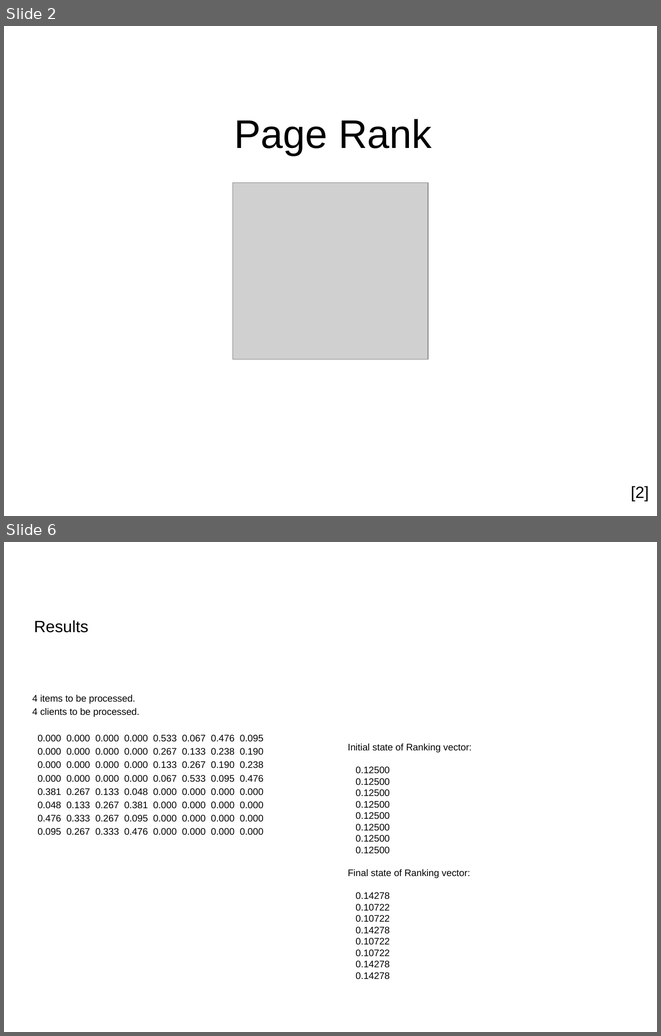
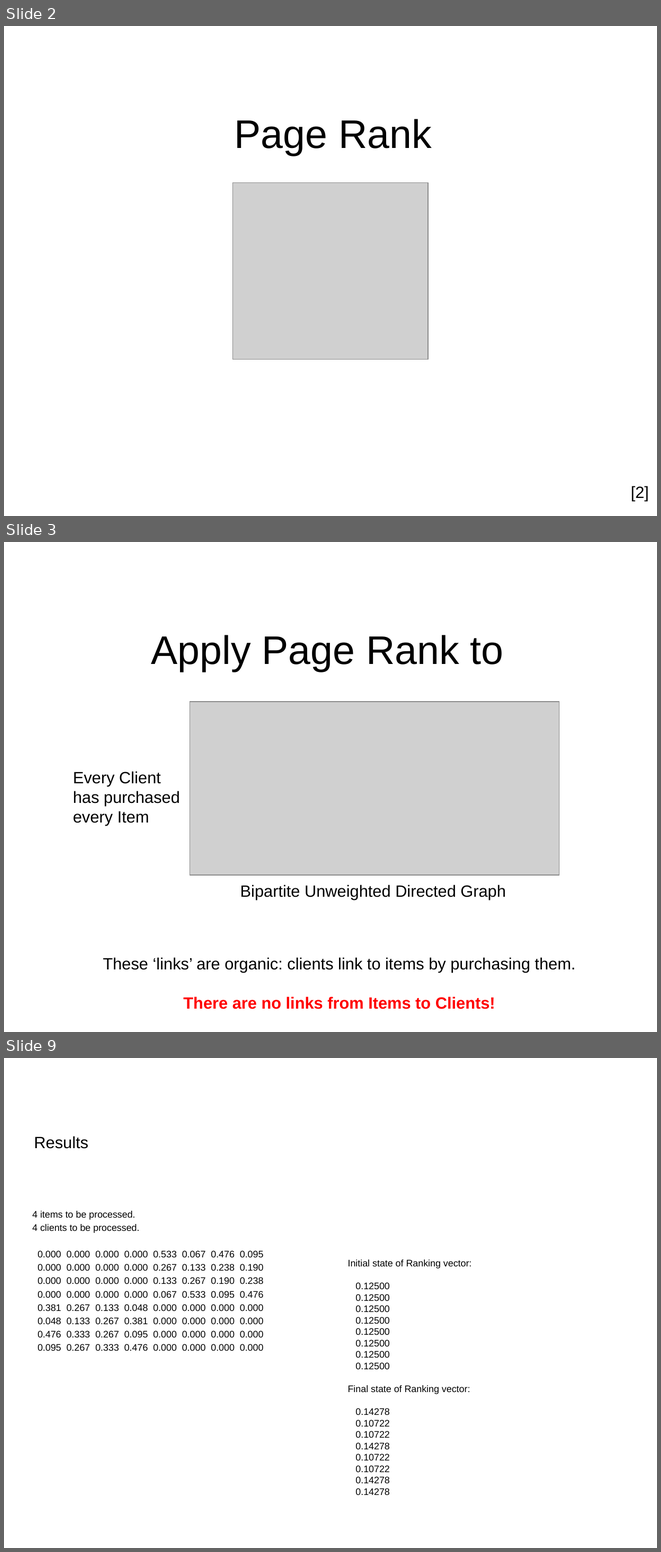
Before and after one commit to nicomp42/CS7081Spring2016Group01FinalProject, a slide deck: Team 01 Final Project.pptx. Shown one above the other, each under a label of ours: slides 2 and 6 before the commit, slides 2, 3 and 9 after it; the slides between them are not shown. The pictures are 661x1036 and 661x1552 pixels, drawn with LibreOffice and Linux fonts; fonts in the diff are those of the drawing; grey boxes stand for pictures; background and template pictures are left out. Boxes give left, top, right and bottom in pixels: in the first picture for what was removed or moved away, otherwise in the second. Text is boxed around its words. In the diff, an @@ line names an element or a change of style, - is before the commit and + after.

```diff
--- a/Team 01 Final Project.pptx
+++ b/Team 01 Final Project.pptx
@@ slide 3 added at (4,542,657,1032), background #FFFFFF @@
@@ title added at (151,635,504,671), 44 pt, text #000000 @@
+Apply Page Rank to
@@ picture added at (190,702,559,875) @@
@@ text added at (73,771,180,826), 18 pt, text #000000 @@
+Every Client has purchased every Item
@@ text added at (240,884,506,900), 18 pt, text #000000 @@
+Bipartite Unweighted Directed Graph
@@ text added at (103,957,575,1009), 18 pt, text #000000 @@
+These ‘links’ are organic: clients link to items by purchasing them.
+There are no links from Items to Clients!
@@ what was slide 6 is now slide 9 @@
```
Also in this commit, not shown: 3 slides changed, 3 other slides added, 1 slide removed, 2 other files.
